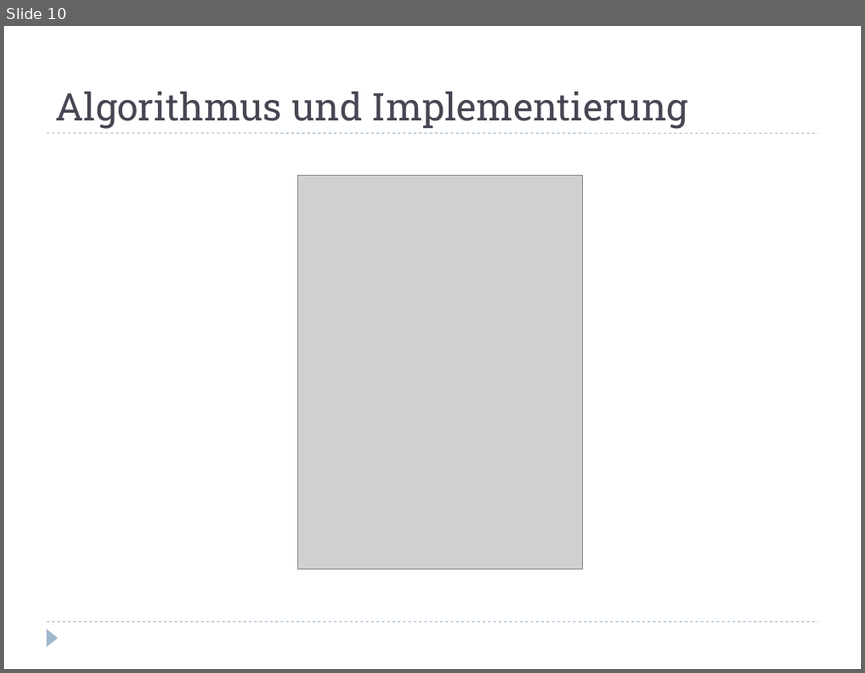
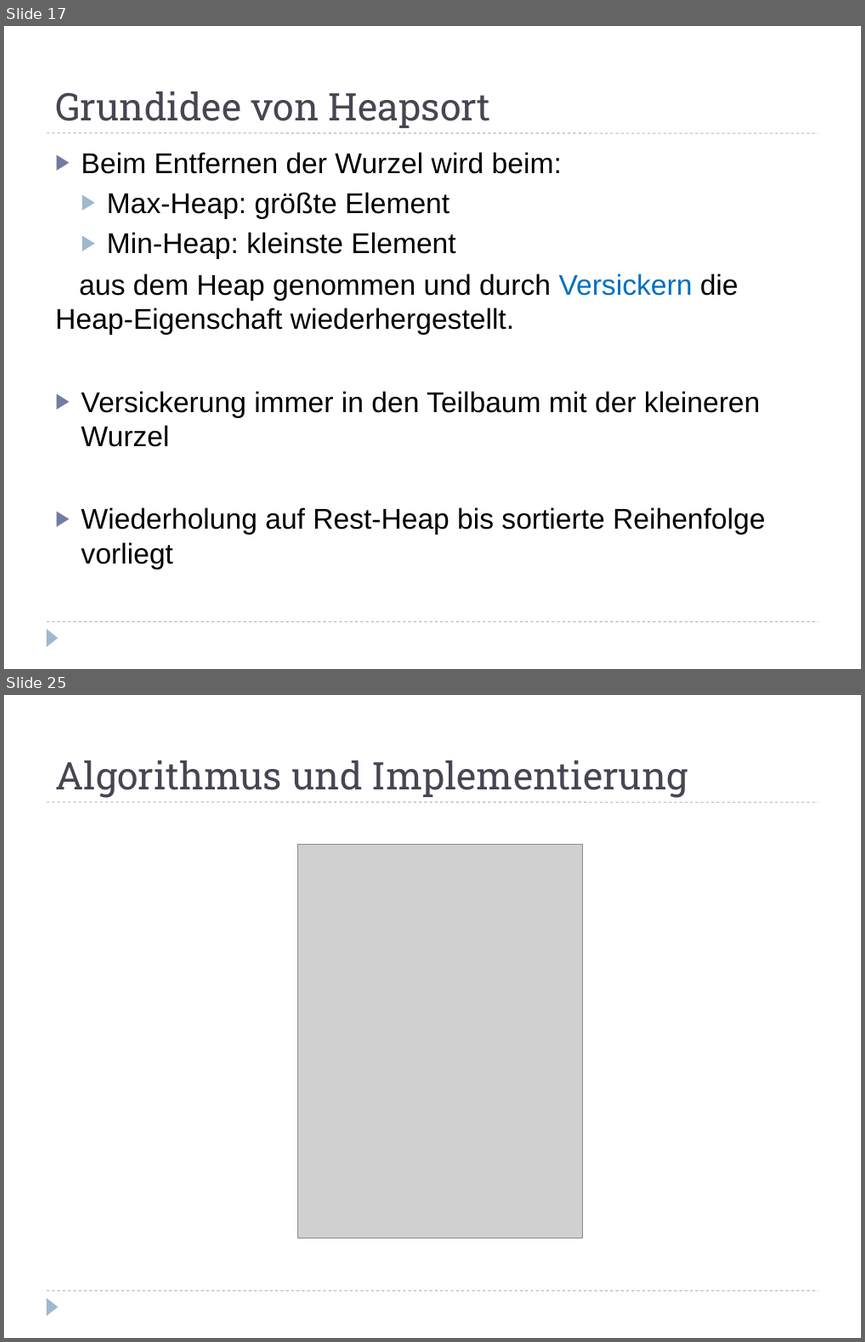
Before and after one commit to hienng/Heapsort, a slide deck: Sortieren mit Halde.odp. Shown one above the other, each under a label of ours: slide 10 before the commit, slides 17 and 25 after it; the slides between them are not shown. The pictures are 865x673 and 865x1342 pixels, drawn with LibreOffice and Linux fonts; fonts in the diff are those of the drawing; grey boxes stand for pictures. Boxes give left, top, right and bottom in pixels: in the first picture for what was removed or moved away, otherwise in the second. Text is boxed around its words. In the diff, an @@ line names an element or a change of style, - is before the commit and + after.

```diff
--- a/Sortieren mit Halde.odp
+++ b/Sortieren mit Halde.odp
@@ slide 17 added at (x1=4, y1=26, x2=861, y2=669), background #FFFFFF; not listed: 3 template elements that a slide beside it also shows @@
@@ title added at (x1=55, y1=91, x2=491, y2=128), 32 pt, text #464653 @@
+Grundidee von Heapsort
@@ text added at (x1=55, y1=152, x2=765, y2=569), 24 pt, text #000000 @@
+▶ Beim Entfernen der Wurzel wird beim:
+  ▶ Max-Heap: größte Element
+  ▶ Min-Heap: kleinste Element
+aus dem Heap genommen und durch Versickern die Heap-Eigenschaft wiederhergestellt.
+▶ Versickerung immer in den Teilbaum mit der kleineren Wurzel
+▶ Wiederholung auf Rest-Heap bis sortierte Reihenfolge vorliegt
@@ what was slide 10 is now slide 25 @@
```
Also in this commit, not shown: 14 slides changed, 11 other slides added, 2 other files.
